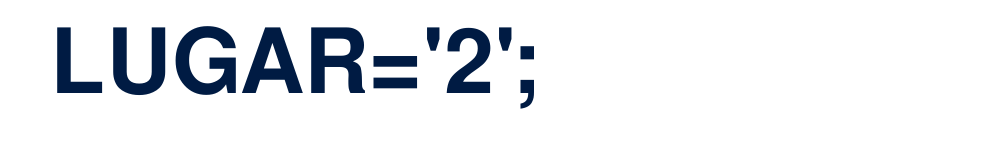
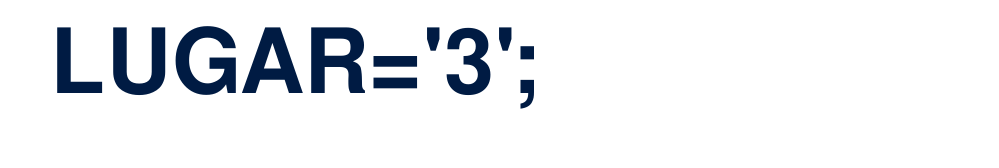
The second 999 × 168 image is a revision of the first. Changes to its layers:
renamed "LUGAR='2';" to "LUGAR='3';", painted on it over (446, 27, 491, 96)
